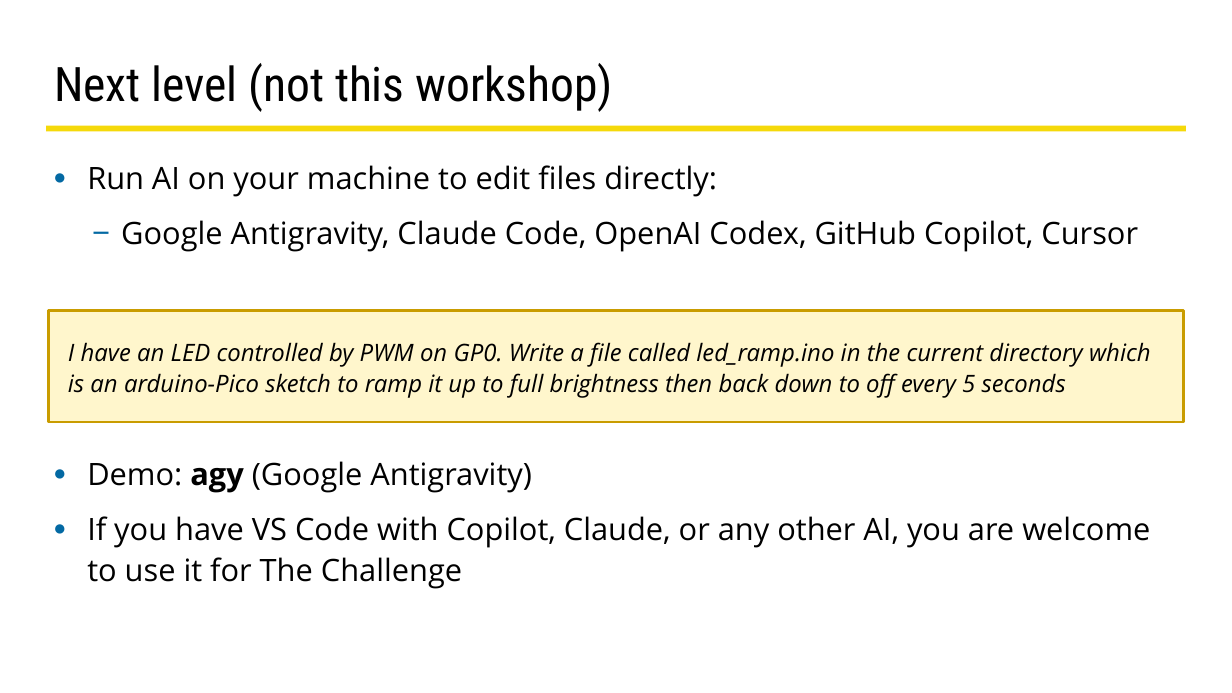
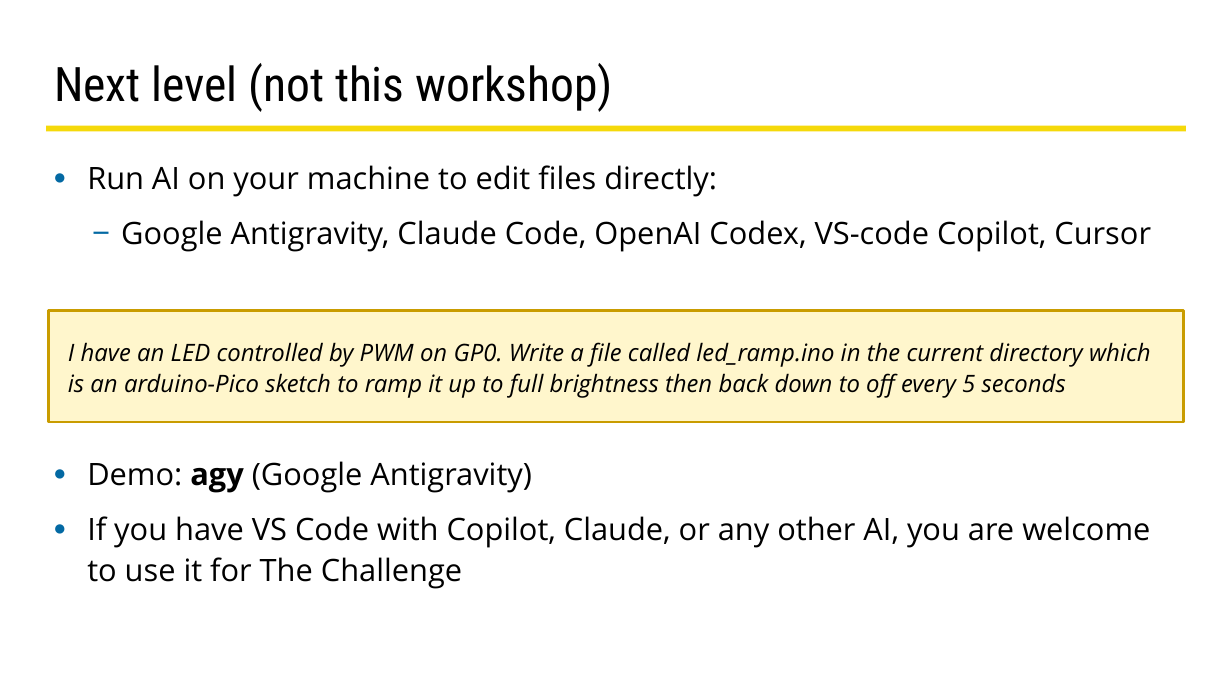
Before and after one commit to PaulBouchier/AIForArduinoRobotCoding, a slide deck: slide 12 of Presentation/PicoAiBotSlides.odp. Drawn at 1232x693 pixels with LibreOffice and Linux fonts; fonts in the diff are those of the drawing. Boxes give left, top, right and bottom in pixels: in the first picture for what was removed or moved away, otherwise in the second. Text is boxed around its words. In the diff, an @@ line names an element or a change of style, - is before the commit and + after.

```diff
--- a/Presentation/PicoAiBotSlides.odp
+++ b/Presentation/PicoAiBotSlides.odp
@@ text at (121,220,1151,252): text changed @@
-  − Google Antigravity, Claude Code, OpenAI Codex, GitHub Copilot, Cursor
+  − Google Antigravity, Claude Code, OpenAI Codex, VS-code Copilot, Cursor
```
Also in this commit, not shown: 1 other slide changed.
